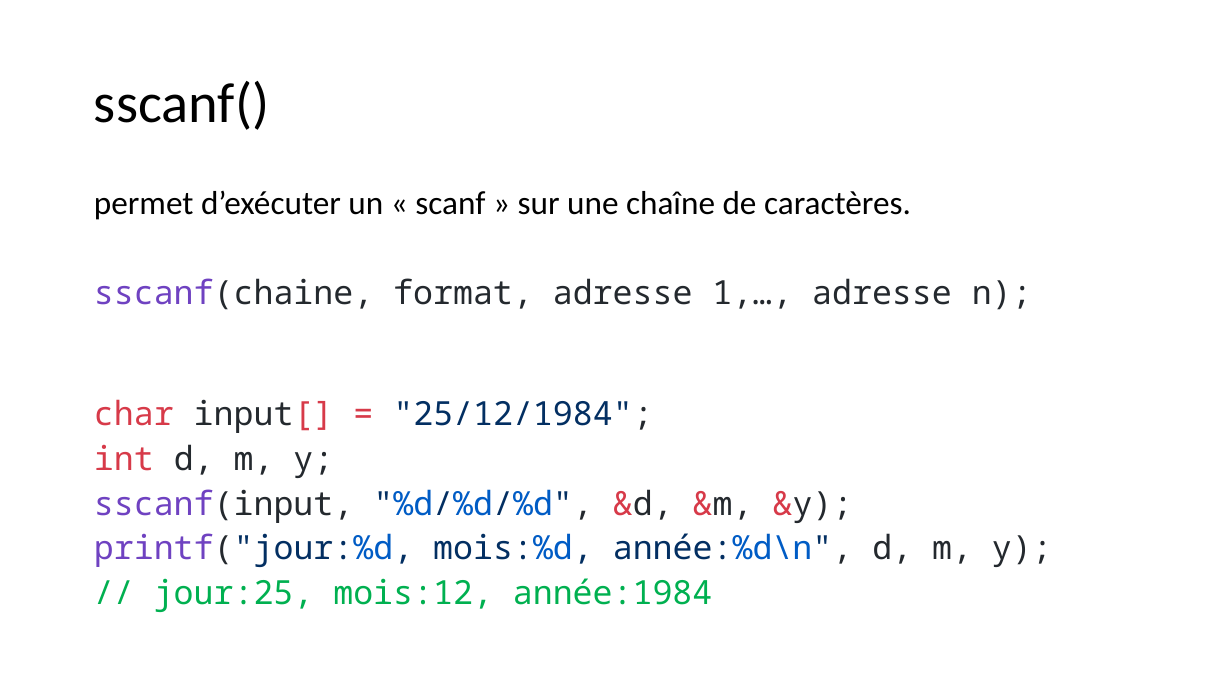
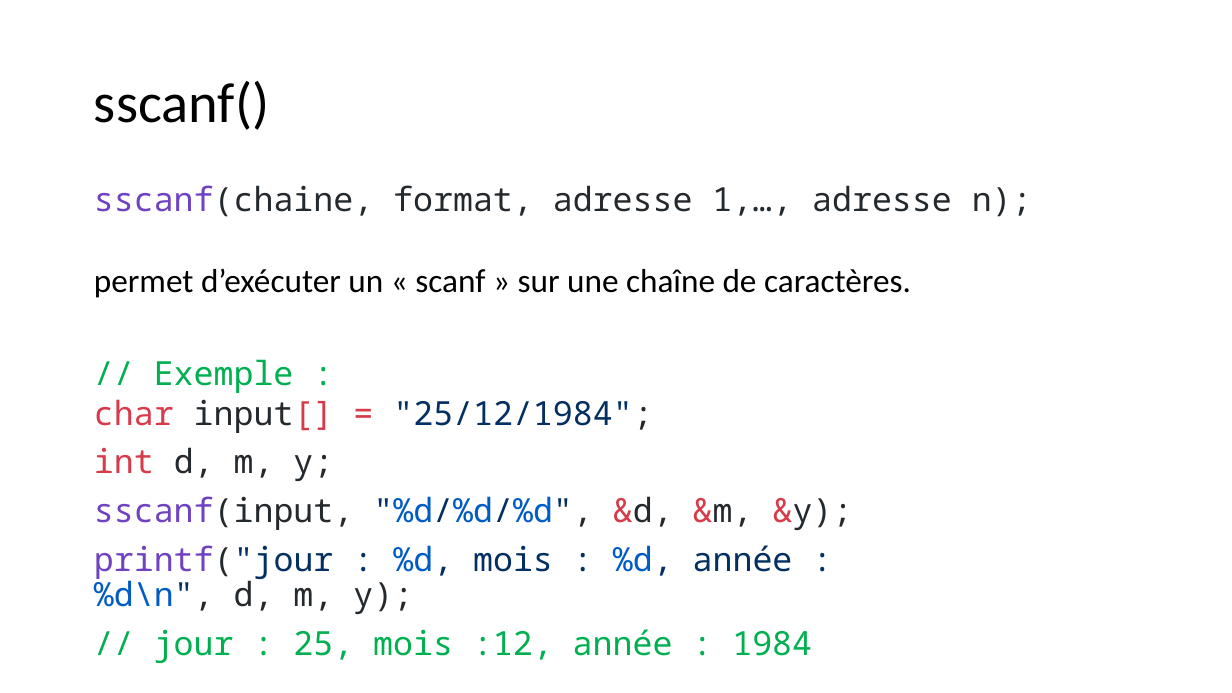
Before and after one commit to standard3/BTS1, a slide deck: slide 26 of 02_C/03_Tableaux/tableaux.pptx (slide 23 before the commit). Drawn at 1232x693 pixels with LibreOffice and Linux fonts; fonts in the diff are those of the drawing. Boxes give left, top, right and bottom in pixels: in the first picture for what was removed or moved away, otherwise in the second. Text is boxed around its words. In the diff, an @@ line names an element or a change of style, - is before the commit and + after.

```diff
--- a/02_C/03_Tableaux/tableaux.pptx
+++ b/02_C/03_Tableaux/tableaux.pptx
@@ text at (94, 185, 1032, 217): paragraph added @@
+sscanf(chaine, format, adresse 1,…, adresse n);
@@ text at (94, 269, 911, 530): line spacing 0.8 to 0.7; line spacing 0.8 to 0.9 @@
@@ text at (94, 359, 652, 433): text changed; text colour #24292E to #032F62 @@
-sscanf(chaine, format, adresse 1,…, adresse n);
-char input[] = "25/12/1984";
+// Exemple :
+char input[] = "25/12/1984";
@@ text at (94, 545, 812, 663): text changed @@
-printf("jour:%d, mois:%d, année:%d\n", d, m, y);
-// jour:25, mois:12, année:1984
+printf("jour : %d, mois : %d, année : %d\n", d, m, y);
+// jour : 25, mois :12, année : 1984
```
Also in this commit, not shown: 10 other slides changed, 5 slides added, 4 other files.
